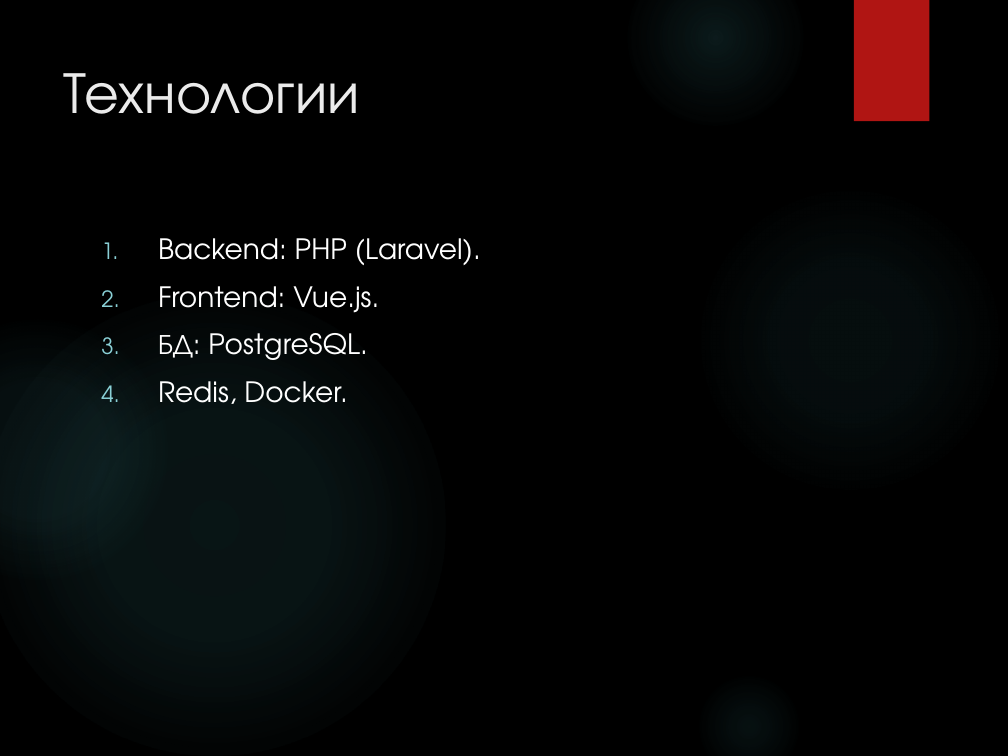
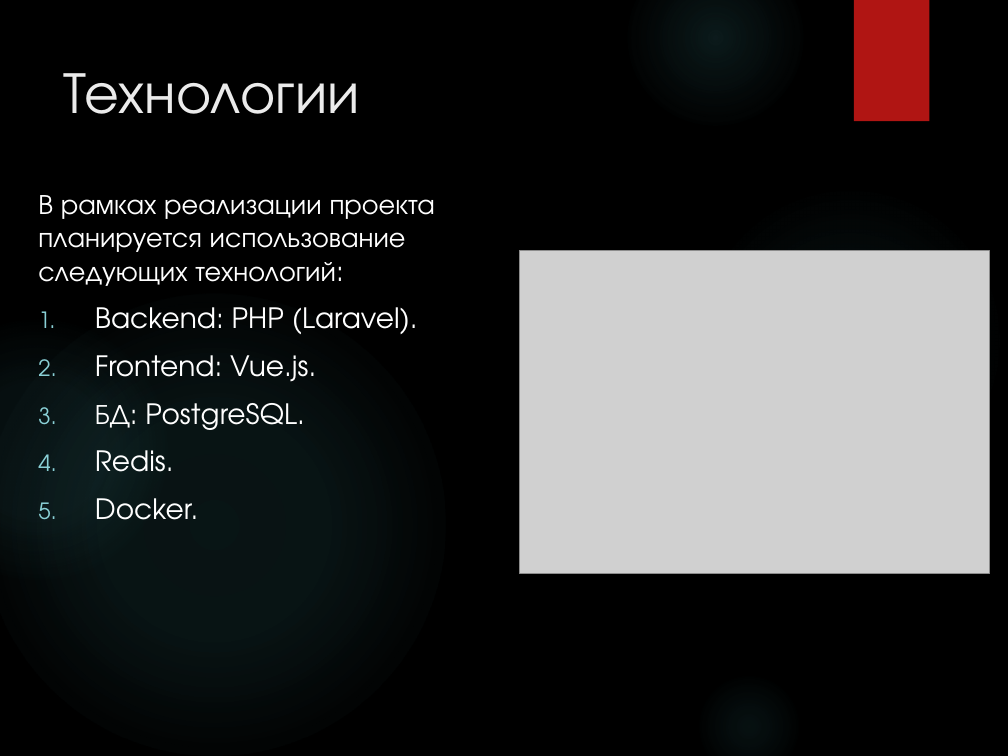
Before and after one commit to RAdKuzur/ASU, a slide deck: slide 6 of Управление IT-сервисами (Кузнецова)/Практическая 2.pptx. Drawn at 1008x756 pixels with LibreOffice and Linux fonts; fonts in the diff are those of the drawing; grey boxes stand for pictures; background and template pictures are left out. Boxes give left, top, right and bottom in pixels: in the first picture for what was removed or moved away, otherwise in the second. Text is boxed around its words. In the diff, an @@ line names an element or a change of style, - is before the commit and + after.

```diff
--- a/Управление IT-сервисами (Кузнецова)/Практическая 2.pptx
+++ b/Управление IT-сервисами (Кузнецова)/Практическая 2.pptx
@@ text "В рамках реализации проекта планируется ..." moved from (x1=158, y1=238, x2=481, y2=404) to (x1=38, y1=195, x2=435, y2=520) @@
@@ text at (x1=38, y1=195, x2=435, y2=286): paragraph added @@
+В рамках реализации проекта планируется использование следующих технологий:
@@ picture added at (x1=519, y1=251, x2=990, y2=574) @@
@@ text at (x1=95, y1=450, x2=199, y2=520): text changed @@
-4. Redis, Docker.
+4. Redis.
+5. Docker.
```
Also in this commit, not shown: 4 other slides changed, 1 slide added, 4 other files.
